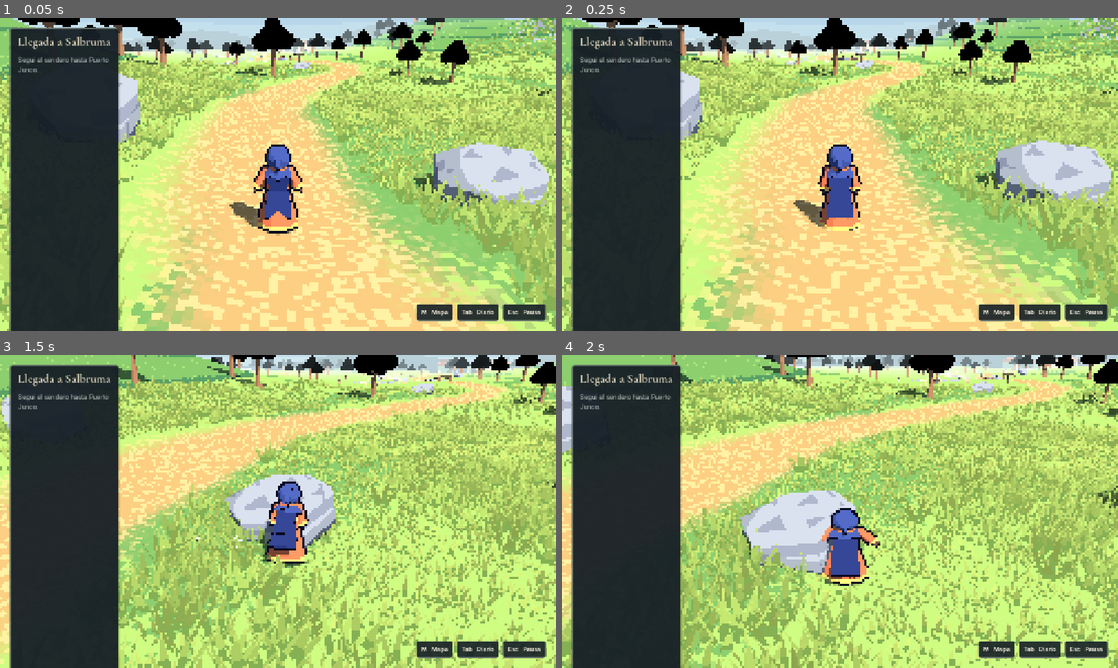
Above: before the commit, frames 1-4 (two rows, left to right).
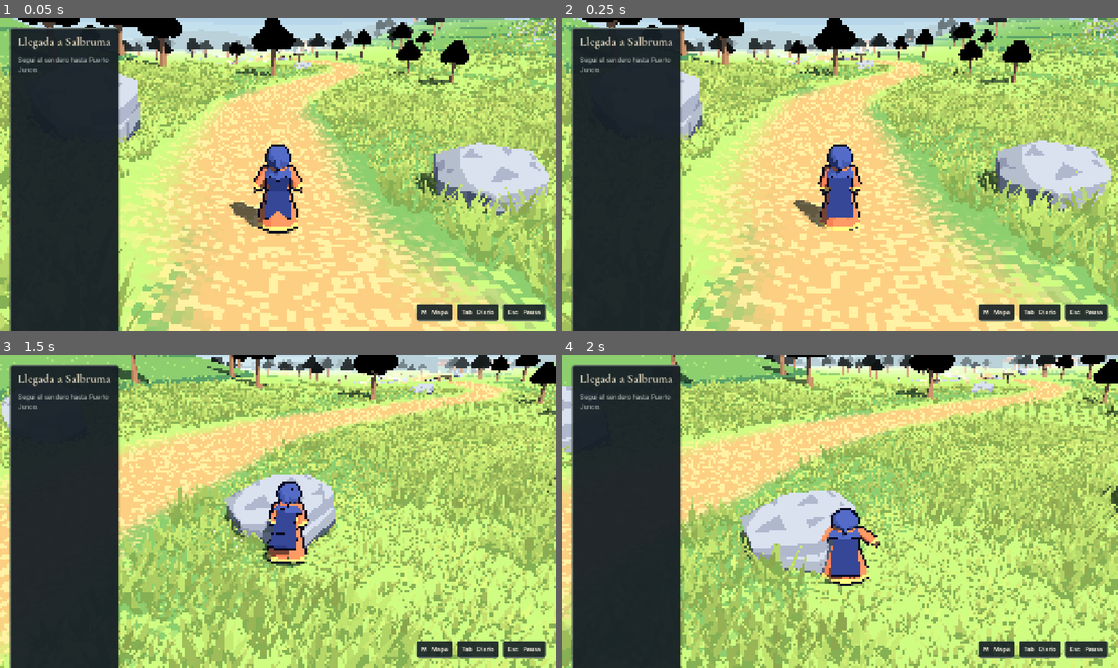
Above: after the commit, the same moments.

Repository: brainbtz7-cell/Proyecto-Emblema
Game: Godot game, scene res://mundo/salbruma/salbruma.tscn
The game is run twice, just before and just after one commit, with the same random seed, the same clock (stepped at 60 frames per second) and the same inputs.
Inputs (mouse positions are in pixels of both pictures, inside the frame that each line leads up to):
- Up to frame 1 (0.05 s): no input
- Up to frame 2 (0.25 s): no input
- Up to frame 3 (1.5 s): tap Enter (ui_accept) at 0.5 s; move the mouse to (400, 495) at 0.52 s; hold D (mover_derecha) 0.53-1.28 s; hold Shift (correr) 0.53-1.28 s; click (400, 495) at 0.67 s; tap Space (saltar) at 0.77 s; tap E (interactuar) at 0.8, 1.35 s; move the mouse to (250, 511) at 1.27 s; hold W (mover_adelante) from 1.28 s (still down)
- Up to frame 4 (2 s): keep holding W (mover_adelante); tap Space (saltar) at 1.52 s; tap Shift (correr) at 1.55 s

The runs differ from the first frame. In frame 1, 16% of the frame differs, in the area x 0-100%, y 0-100%; in frame 2, 16%; in frame 3, 35%; in frame 4, 34%.

Commit message:
Viaje a Puerto Albor: misión de La Voz, Sendero de los Faros y el pueblo
Co-Authored-By: Claude Opus 5.5 <noreply@anthropic.com>

Diff:
--- /dev/null
+++ b/encargos/la_voz_desenmascara_al_impostor.tres
@@ -0,0 +1,16 @@
+[gd_resource type="Resource" script_class="Encargo" format=3]
+
+[ext_resource type="Script" path="res://nucleo/encargo.gd" id="1_encargo"]
+
+[resource]
+script = ExtResource("1_encargo")
+id = &"la_voz_desenmascara_al_impostor"
+titulo = "Desenmascara al impostor"
+oferta = "Viaja al siguiente pueblo e investiga por qué perdieron el contacto."
+objetivo = "Llegar a Puerto Albor"
+indicacion = "Seguí el camino al norte de las marismas y cruzá el Sendero de los Faros."
+clave_de_conteo = &"llegada_a_puerto_albor"
+cantidad = 1
+entregar_a = "Puerto Albor"
+cierre = "Llegaste a Puerto Albor.\nLa investigación en el pueblo continúa en la próxima etapa."
+requisitos = Array[StringName]([&"puerto_junco_ultima_marea"])
--- /dev/null
+++ b/herramientas/prueba_albor.gd
@@ -0,0 +1,96 @@
+extends SceneTree
+# Prueba el viaje a Puerto Albor: visión de La Voz, llegada y capturas.
+# Uso: godot --path . -s herramientas/prueba_albor.gd -- <carpeta_de_salida>
+
+var _salida := ""
+
+
+func _initialize() -> void:
+	_salida = OS.get_cmdline_user_args()[0]
+	_correr()
+
+
+func _correr() -> void:
+	var escena: Node = load("res://mundo/salbruma/salbruma.tscn").instantiate()
+	root.add_child(escena)
+	await _cuadros(30)
+	var encargos := root.get_node("Encargos")
+	var interfaz := root.get_node("Interfaz")
+	var dialogo = interfaz.dialogo
+	var marea: Encargo = load("res://encargos/puerto_junco_ultima_marea.tres")
+	var mision: Encargo = load("res://encargos/la_voz_desenmascara_al_impostor.tres")
+	var jugador: CharacterBody3D = escena.get_node("Jugador")
+
+	# Se simula que La última marea ya está cumplida (solo para la prueba).
+	for requisito in marea.requisitos:
+		encargos._estados[requisito] = encargos.Estado.COMPLETADO
+	encargos._estados[marea.id] = encargos.Estado.CUMPLIDO
+	encargos._en_curso.append(marea)
+	encargos.entregar(marea)
+	await _cuadros(40)
+	print("VISIÓN: diálogo abierto ", dialogo.abierto, "  texto: ", dialogo.get_node("%Texto").text if dialogo.has_node("%Texto") else "?")
+	await _guardar("albor_1_vision")
+	await _pulsar("interactuar")
+	await _cuadros(4)
+	await _pulsar("interactuar")
+	await _cuadros(20)
+	print("TRAS LA VISIÓN: estado de la misión ", encargos.estado_de(mision), " (1 = activa)  diálogo abierto ", dialogo.abierto)
+
+	# Recorrido del sendero en saltos: comprobar que hay suelo y que no es una pared.
+	var ruta: Array[Vector2] = load("res://mundo/salbruma/trazado_salbruma.gd").HACIA_ALBOR
+	var terreno = escena.get_node("Terreno")
+	var peor := 0.0
+	for i in range(1, ruta.size()):
+		for k in 10:
+			var a: Vector2 = ruta[i - 1].lerp(ruta[i], k / 10.0)
+			var b: Vector2 = ruta[i - 1].lerp(ruta[i], (k + 1) / 10.0)
+			var pendiente := absf(terreno.altura_en(b.x, b.y) - terreno.altura_en(a.x, a.y)) / maxf(a.distance_to(b), 0.01)
+			if pendiente > 0.3:
+				print("  empinado en ", a, " -> ", b, "  %.0f %%" % (pendiente * 100.0))
+			peor = maxf(peor, pendiente)
+	print("SENDERO: pendiente máxima %.0f %%" % (peor * 100.0))
+
+	# Faros.
+	jugador.teletransportar(Vector3(22, terreno.altura_en(22, -133) + 0.2, -133))
+	jugador.get_node("Camara").rotation.y = deg_to_rad(-120)
+	await _fisica(60)
+	await _guardar("albor_2_faros")
+
+	# Llegada a Albor.
+	jugador.teletransportar(Vector3(64, terreno.altura_en(64, -160) + 0.2, -160))
+	jugador.get_node("Camara").rotation.y = deg_to_rad(-90)
+	await _fisica(60)
+	print("LLEGADA: estado de la misión ", encargos.estado_de(mision), " (3 = completada)  diálogo abierto ", dialogo.abierto)
+	await _guardar("albor_3_llegada")
+	await _pulsar("interactuar")
+	await _cuadros(4)
+	await _pulsar("interactuar")
+	await _fisica(40)
+	await _guardar("albor_4_pueblo")
+	quit()
+
+
+func _pulsar(accion: String) -> void:
+	for presionada in [true, false]:
+		var evento := InputEventAction.new()
+		evento.action = accion
+		evento.pressed = presionada
+		Input.parse_input_event(evento)
+		await _cuadros(2)
+
+
+func _cuadros(n: int) -> void:
+	for i in n:
+		await process_frame
+
+
+func _fisica(n: int) -> void:
+	for i in n:
+		await physics_frame
+
+
+func _guardar(nombre: String) -> void:
+	await RenderingServer.frame_post_draw
+	var imagen := root.get_texture().get_image()
+	imagen.resize(1600, 1600 * imagen.get_height() / imagen.get_width(), Image.INTERPOLATE_NEAREST)
+	imagen.save_png(_salida.path_join(nombre + ".png"))
--- a/mundo/salbruma/elementos_de_salbruma.gd
+++ b/mundo/salbruma/elementos_de_salbruma.gd
@@ -47,6 +47,8 @@
 	_caleta()
 	_marismas()
 	_campamento_de_prueba()
+	_sendero_de_los_faros()
+	_puerto_albor()
 
 
 func _puerto() -> void:
@@ -142,6 +144,63 @@
 	_bloque(cerco, Vector3(0, 0.67, 0.13), Vector3(3.07, 0.14, 0.11), _madera)
 	_roca_en(Vector2(1.1, -48.4), Vector3(3.26, 1.42, 1.62), -0.37)
 	_roca_en(Vector2(6.7, -48.2), Vector3(2.7, 1.55, 2.32), 0.24)
+
+
+# PROVISIONAL: el documento nombra el Sendero de los Faros pero no describe
+# los faros; son torres de piedra genéricas.
+func _sendero_de_los_faros() -> void:
+	_cartel_en(Vector2(-30.0, -118.5), "Hacia Puerto Albor", deg_to_rad(-20))
+	_cartel_en(Vector2(27.5, -131.0), "Sendero de los Faros", deg_to_rad(-28))
+	_faro(Vector2(31.0, -147.5), 6.2)
+	_faro(Vector2(45.5, -133.5), 5.0)
+	_roca_en(Vector2(40.0, -150.0), Vector3(3.4, 1.6, 2.6), 0.7)
+	_roca_en(Vector2(20.5, -126.0), Vector3(2.6, 1.3, 2.0), -0.4)
+
+
+func _faro(punto: Vector2, alto: float) -> void:
+	var faro := _soporte(_suelo(punto, 0.1))
+	var cuerpo := CylinderMesh.new()
+	cuerpo.top_radius = 0.75
+	cuerpo.bottom_radius = 1.15
+	cuerpo.height = alto
+	cuerpo.radial_segments = 8
+	cuerpo.rings = 1
+	_mostrar(faro, cuerpo, Vector3(0, alto * 0.5, 0), _piedra)
+	_colision(faro, Vector3(0, alto * 0.5, 0), Vector3(1.8, alto, 1.8))
+	_bloque(faro, Vector3(0, alto + 0.1, 0), Vector3(1.9, 0.2, 1.9), _madera_oscura)
+	_bloque(faro, Vector3(0, alto + 0.55, 0), Vector3(0.9, 0.7, 0.9), _vidrio)
+	_bloque(faro, Vector3(0, alto + 1.05, 0), Vector3(1.3, 0.3, 1.3), _teja_oscura)
+	var luz := OmniLight3D.new()
+	luz.light_color = Color("ffc777")
+	luz.light_energy = 1.4
+	luz.omni_range = 9.0
+	faro.add_child(luz)
+	luz.position = Vector3(0, alto + 0.55, 0)
+
+
+# Segundo pueblo costero, río arriba. Las casas son genéricas: el documento
+# dice que sus tiendas en el mapa no fijan la arquitectura definitiva.
+func _puerto_albor() -> void:
+	_casa(Vector2(70, -151), Vector2(6.0, 4.8), 2.8, deg_to_rad(176), _marfil, _teja)
+	_casa(Vector2(80, -150), Vector2(6.8, 5.0), 3.3, deg_to_rad(184), _verde, _teja_oscura)
+	_casa(Vector2(90, -151.5), Vector2(5.4, 4.4), 2.6, deg_to_rad(172), _marfil, _teja_oscura)
+	_casa(Vector2(68, -170), Vector2(6.2, 4.9), 2.9, deg_to_rad(-4), _verde, _teja)
+	_casa(Vector2(78.5, -171), Vector2(7.4, 5.2), 3.4, deg_to_rad(3), _marfil, _teja)
+	_casa(Vector2(89, -170), Vector2(5.6, 4.5), 2.7, deg_to_rad(-9), _verde, _teja_oscura)
+
+	var rampa := Vector2(93.0, -161.0)
+	_pasarela(_suelo(rampa, 0.07), Vector3(101.0, 1.4, -161.0), 3.8, true)
+	_pasarela(Vector3(101.0, 1.4, -161.0), Vector3(111.0, 1.4, -161.0), 3.8, true)
+	_pasarela(Vector3(110.0, 1.4, -169.0), Vector3(110.0, 1.4, -153.0), 2.5, false)
+	_bote(Vector3(113.0, 0.25, -156.0), 0.2)
+	_bote(Vector3(106.5, 0.25, -166.5), -0.1)
+	_cajas(Vector3(104.5, 1.45, -159.6))
+	_red(_suelo(Vector2(91.0, -156.5)), 0.4, false)
+
+	_cartel_en(Vector2(62.5, -156.0), "Puerto Albor", deg_to_rad(-30))
+	_puesto(Vector2(84.0, -156.0), deg_to_rad(180))
+	_poste_con_luz(Vector2(66.0, -163.5))
+	_poste_con_luz(Vector2(92.0, -164.5))
 
 
 func _hojas_flotantes(centro: Vector2, radio: float, semilla: int) -> void:
--- /dev/null
+++ b/mundo/salbruma/mision_de_la_voz.gd
@@ -0,0 +1,48 @@
+class_name MisionDeLaVoz
+extends Area3D
+## Misión dorada "Desenmascara al impostor" (Documento Maestro, 9.3 y 9.4).
+##
+## Al entregar La última marea, La Voz da la misión. Al llegar a esta zona
+## (Puerto Albor) se cumple el tramo del viaje.
+##
+## PROVISIONAL: el documento no trae el texto de la visión; La Voz dice solo la
+## descripción funcional de la misión. La investigación en Albor (encargos,
+## profeta) todavía no está hecha, así que el encargo se cierra al llegar.
+
+## Capa de física del protagonista (la número 2, "jugador").
+const CAPA_DEL_JUGADOR := 2
+
+@export var mision: Encargo
+## Encargo cuya entrega dispara la visión de La Voz.
+@export var desencadenante: Encargo
+
+
+func _ready() -> void:
+	collision_layer = 0
+	collision_mask = CAPA_DEL_JUGADOR
+	body_entered.connect(_al_entrar)
+	Encargos.hito.connect(_al_cambiar_encargo)
+
+
+func _al_cambiar_encargo(encargo: Encargo, estado: int) -> void:
+	if encargo != desencadenante or estado != Encargos.Estado.COMPLETADO or mision == null:
+		return
+	# Espera a que se cierre el diálogo de la entrega anterior.
+	while Interfaz.ocupada():
+		await get_tree().process_frame
+	await Interfaz.dialogo.decir("La Voz", mision.oferta)
+	Interfaz.dialogo.cerrar()
+	if Encargos.puede_aceptar(mision):
+		Encargos.aceptar(mision)
+
+
+func _al_entrar(cuerpo: Node3D) -> void:
+	if not cuerpo is Jugador or mision == null:
+		return
+	if Encargos.estado_de(mision) != Encargos.Estado.ACTIVO:
+		return
+	Encargos.contar(mision.clave_de_conteo)
+	Encargos.entregar(mision)
+	if not mision.cierre.is_empty():
+		await Interfaz.dialogo.decir("", mision.cierre)
+		Interfaz.dialogo.cerrar()
--- a/mundo/salbruma/salbruma.tscn
+++ b/mundo/salbruma/salbruma.tscn
@@ -36,6 +36,8 @@
 [ext_resource type="Script" path="res://mundo/salbruma/rescate_de_junco.gd" id="32_escorta"]
 [ext_resource type="Script" path="res://nucleo/interactuable.gd" id="33_interactuar"]
 [ext_resource type="PackedScene" path="res://personajes/capitan_klaimyr.tscn" id="34_capitan"]
+[ext_resource type="Script" path="res://mundo/salbruma/mision_de_la_voz.gd" id="35_voz"]
+[ext_resource type="Resource" path="res://encargos/la_voz_desenmascara_al_impostor.tres" id="36_impostor"]
 
 [sub_resource type="ShaderMaterial" id="mat_cielo"]
 shader = ExtResource("3_cielo")
@@ -90,6 +92,9 @@
 [sub_resource type="BoxShape3D" id="forma_poblado"]
 size = Vector3(40, 12, 34)
 
+[sub_resource type="BoxShape3D" id="forma_albor"]
+size = Vector3(34, 12, 28)
+
 [sub_resource type="SphereShape3D" id="forma_emboscada"]
 radius = 6.4
 
@@ -350,6 +355,42 @@
 altura_minima = 0.31
 altura_maxima = 6.4
 
+[node name="PuertoAlbor" type="Area3D" parent="."]
+position = Vector3(80, 2, -161)
+script = ExtResource("35_voz")
+mision = ExtResource("36_impostor")
+desencadenante = ExtResource("29_marea")
+
+[node name="Forma" type="CollisionShape3D" parent="PuertoAlbor"]
+shape = SubResource("forma_albor")
+
+[node name="PobladoAlbor" type="Area3D" parent="."]
+position = Vector3(80, 2, -161)
+script = ExtResource("14_poblado")
+
+[node name="Forma" type="CollisionShape3D" parent="PobladoAlbor"]
+shape = SubResource("forma_albor")
+
+[node name="UscitasFaros" type="Node3D" parent="."]
+position = Vector3(46, 0, -146)
+script = ExtResource("15_manada")
+animal = ExtResource("16_uscita")
+cantidad = 4
+radio = 11.0
+separacion = 3.3
+altura_minima = 0.41
+altura_maxima = 12.0
+
+[node name="LagartosFaros" type="Node3D" parent="."]
+position = Vector3(14, 0, -136)
+script = ExtResource("15_manada")
+animal = ExtResource("25_lagarto")
+cantidad = 3
+radio = 10.0
+separacion = 3.8
+altura_minima = 0.31
+altura_maxima = 18.0
+
 [node name="Arboleda" type="Node3D" parent="." node_paths=PackedStringArray("terreno", "dejar_libre")]
 position = Vector3(-3, 0, -20)
 script = ExtResource("18_arboleda")
@@ -363,7 +404,7 @@
 pendiente_maxima = 0.48
 agrupamiento = 0.72
 tamano_de_los_manchones = 29.0
-dejar_libre = [NodePath("../Jugador"), NodePath("../Guardia"), NodePath("../Pescador"), NodePath("../Poblado"), NodePath("../Asaltantes"), NodePath("../Emboscada"), NodePath("../Rescate")]
+dejar_libre = [NodePath("../Jugador"), NodePath("../Guardia"), NodePath("../Pescador"), NodePath("../Poblado"), NodePath("../Asaltantes"), NodePath("../Emboscada"), NodePath("../Rescate"), NodePath("../PuertoAlbor")]
 radio_libre = 12.5
 
 [node name="Pasto" type="Node3D" parent="." node_paths=PackedStringArray("terreno")]
--- a/mundo/salbruma/terreno_salbruma.gd
+++ b/mundo/salbruma/terreno_salbruma.gd
@@ -40,6 +40,7 @@
 	var distancia_camino := TRAZADO.distancia_a_camino(punto)
 	var traza := 1.0 - smoothstep(1.25, 3.1, distancia_camino)
 	traza = maxf(traza, _zona(punto, TRAZADO.PUERTO, Vector2(9.8, 5.0)) * 0.74)
+	traza = maxf(traza, _zona(punto, TRAZADO.PUERTO_ALBOR, Vector2(8.5, 4.5)) * 0.74)
 	_guardar_traza(punto, traza)
 
 	var altura := 2.2 + detalle * lerpf(1.35, 0.46, traza)
@@ -60,6 +61,9 @@
 	altura = lerpf(altura, 1.46 + detalle * 0.21, campamento)
 	altura = _humedal(punto, altura, detalle)
 	altura = _salida_del_humedal(punto, altura, detalle)
+	altura = _paso_hacia_albor(punto, altura, detalle)
+	var albor := _zona(punto, TRAZADO.PUERTO_ALBOR, Vector2(24, 18))
+	altura = lerpf(altura, 2.0 + detalle * 0.17, albor)
 
 	var eje_rio := TRAZADO.x_del_rio(z)
 	var ancho_rio := 17.0 + 2.0 * sin(z * 0.06)
@@ -103,6 +107,24 @@
 	return lerpf(altura, rampa, banda * smoothstep(0.0, 7.0, hacia_el_norte))
 
 
+# El sendero cruza la loma con un perfil parejo: sube y baja como mucho un
+# 22 % entre la salida de las marismas y Albor. Donde la ladera es más alta
+# la corta como una garganta, y donde cae de golpe la rellena.
+func _paso_hacia_albor(punto: Vector2, altura: float, detalle: float) -> float:
+	var medida := TRAZADO.distancia_y_avance(punto, TRAZADO.HACIA_ALBOR)
+	var banda := 1.0 - smoothstep(3.0, 13.0, medida.x)
+	if banda <= 0.0:
+		return altura
+	var largo := 0.0
+	for indice in range(1, TRAZADO.HACIA_ALBOR.size()):
+		largo += TRAZADO.HACIA_ALBOR[indice - 1].distance_to(TRAZADO.HACIA_ALBOR[indice])
+	var subida := 7.2 + medida.y * 0.22
+	# Los últimos 32 m quedan al nivel del llano de Albor.
+	var bajada := 2.0 + maxf(0.0, largo - 32.0 - medida.y) * 0.22
+	var tope := minf(subida, bajada) + detalle * 0.2
+	return lerpf(altura, tope, banda)
+
+
 func _loma(punto: Vector2, centro: Vector2, extension: Vector2) -> float:
 	return exp(-((punto - centro) / extension).length_squared() * 1.65)
 
--- a/mundo/salbruma/trazado_salbruma.gd
+++ b/mundo/salbruma/trazado_salbruma.gd
@@ -13,6 +13,10 @@
 const EMBOSCADA := Vector2(0.0, -48.0)
 const RESCATE := Vector2(76.0, -88.0)
 const ULTIMA_MAREA := Vector2(89.0, 12.5)
+## Segundo pueblo costero, río arriba, pegado a la orilla del lado de Salbruma.
+const PUERTO_ALBOR := Vector2(84.0, -161.0)
+## Sendero de los Faros: a tres cuartos del viaje de Junco a Albor.
+const FAROS := Vector2(36.0, -140.0)
 
 const CAMINO: Array[Vector2] = [
 	Vector2(-147, 27), LLEGADA, Vector2(-123, 24), Vector2(-108, 26),
@@ -33,6 +37,13 @@
 	Vector2(-14, -38), Vector2(-30, -50), Vector2(-40, -62), Vector2(-49, -71),
 	PUENTE_MARISMAS_SUR, MARISMAS, PUENTE_MARISMAS_NORTE,
 	Vector2(-55, -107), Vector2(-45, -114), Vector2(-33, -123),
+]
+
+## Sigue desde la salida norte de las marismas y gira al noreste hasta Albor.
+const HACIA_ALBOR: Array[Vector2] = [
+	Vector2(-33, -123), Vector2(-20, -127), Vector2(-4, -126), Vector2(11, -129),
+	Vector2(24, -135), FAROS, Vector2(49, -147), Vector2(62, -155),
+	Vector2(74, -160), PUERTO_ALBOR, Vector2(95, -161),
 ]
 
 const ARROYO: Array[Vector2] = [
@@ -68,6 +79,7 @@
 		distancia_a_tramo(punto, CAMINO),
 		minf(distancia_a_tramo(punto, RIBERA), distancia_a_tramo(punto, HACIA_MARISMAS))
 	)
+	caminos_principales = minf(caminos_principales, distancia_a_tramo(punto, HACIA_ALBOR))
 	return minf(caminos_principales, minf(distancia_a_tramo(punto, INVESTIGACION), distancia_a_tramo(punto, HACIA_RESCATE)))
 
 
@@ -77,3 +89,20 @@
 		var cerca := Geometry2D.get_closest_point_to_segment(punto, tramo[indice - 1], tramo[indice])
 		distancia = minf(distancia, cerca.distance_squared_to(punto))
 	return sqrt(distancia)
+
+
+## Distancia al tramo (x) y metros recorridos sobre él hasta el punto más cercano (y).
+static func distancia_y_avance(punto: Vector2, tramo: Array[Vector2]) -> Vector2:
+	var mejor := INF
+	var avance := 0.0
+	var recorrido := 0.0
+	for indice in range(1, tramo.size()):
+		var a := tramo[indice - 1]
+		var b := tramo[indice]
+		var cerca := Geometry2D.get_closest_point_to_segment(punto, a, b)
+		var distancia := cerca.distance_squared_to(punto)
+		if distancia < mejor:
+			mejor = distancia
+			avance = recorrido + a.distance_to(cerca)
+		recorrido += a.distance_to(b)
+	return Vector2(sqrt(mejor), avance)
Not shown, added: herramientas/prueba_albor.gd.uid
Not shown, added: mundo/salbruma/mision_de_la_voz.gd.uid
Not shown, changed: LEEME.md
